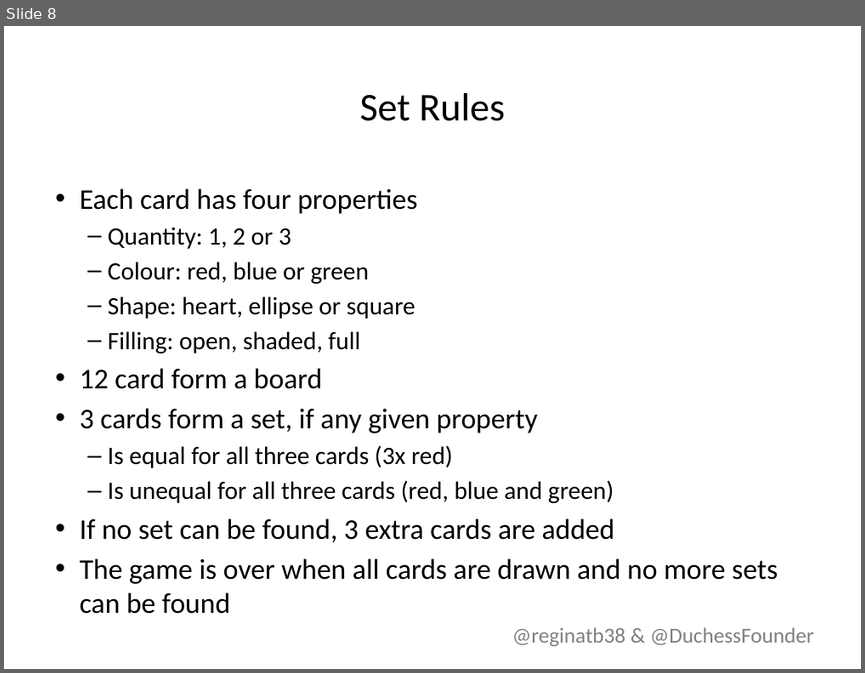
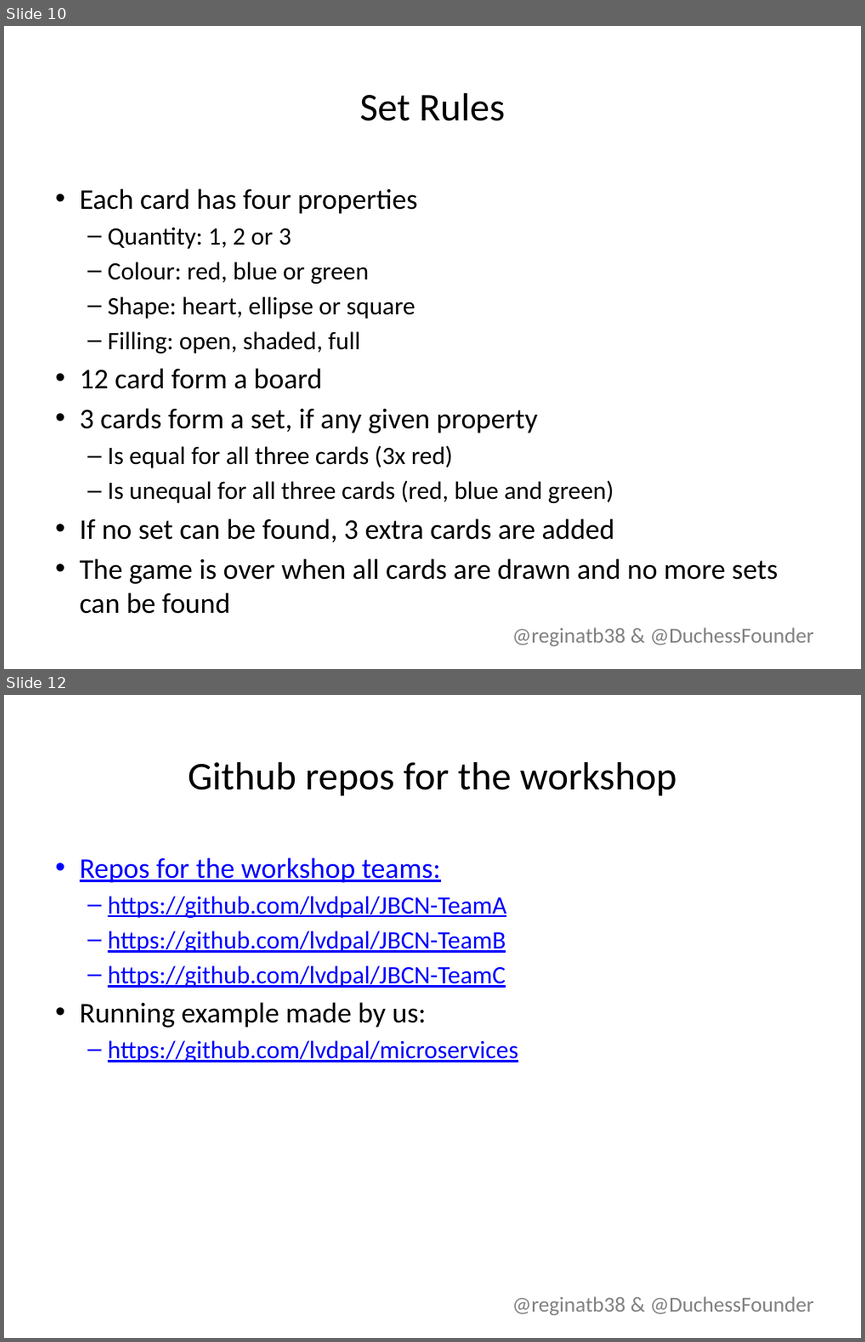
Before and after one commit to lvdpal/microservices, a slide deck: presentation/Presentation.pptx. Shown one above the other, each under a label of ours: slide 8 before the commit, slides 10 and 12 after it; the slides between them are not shown. The pictures are 865x673 and 865x1342 pixels, drawn with LibreOffice and Linux fonts; fonts in the diff are those of the drawing; background and template pictures are left out. Boxes give left, top, right and bottom in pixels: in the first picture for what was removed or moved away, otherwise in the second. Text is boxed around its words. In the diff, an @@ line names an element or a change of style, - is before the commit and + after.

```diff
--- a/presentation/Presentation.pptx
+++ b/presentation/Presentation.pptx
@@ slide 12 added at (4,695,861,1338), background #FFFFFF; not listed: 1 template element that a slide beside it also shows @@
@@ title added at (188,762,676,796), 33 pt, text #000000 @@
+Github repos for the workshop
@@ text added at (80,857,518,1062), 21 pt, text #0000FF, underline @@
+• Repos for the workshop teams:
+  – https://github.com/lvdpal/JBCN-TeamA
+  – https://github.com/lvdpal/JBCN-TeamB
+  – https://github.com/lvdpal/JBCN-TeamC
+• Running example made by us:
+  – https://github.com/lvdpal/microservices
@@ what was slide 8 is now slide 10 @@
```
Also in this commit, not shown: 3 slides changed, 7 other slides added, 4 slides removed, 1 other file.
